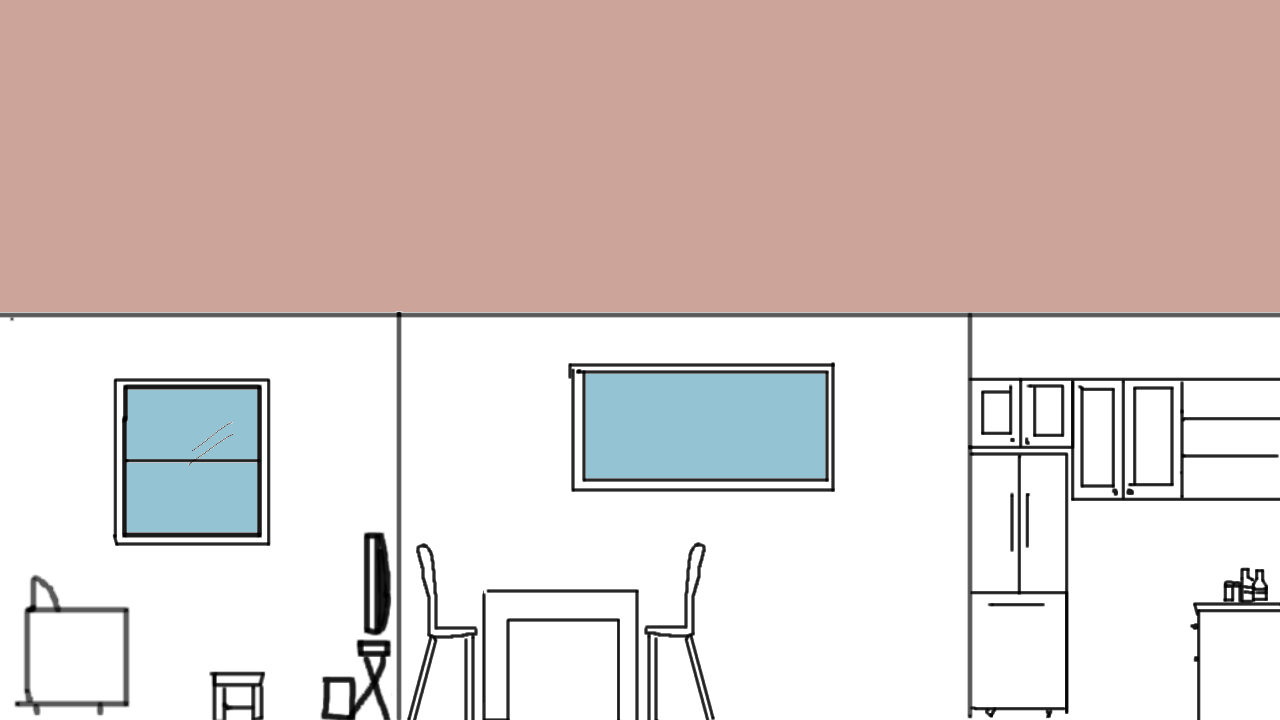
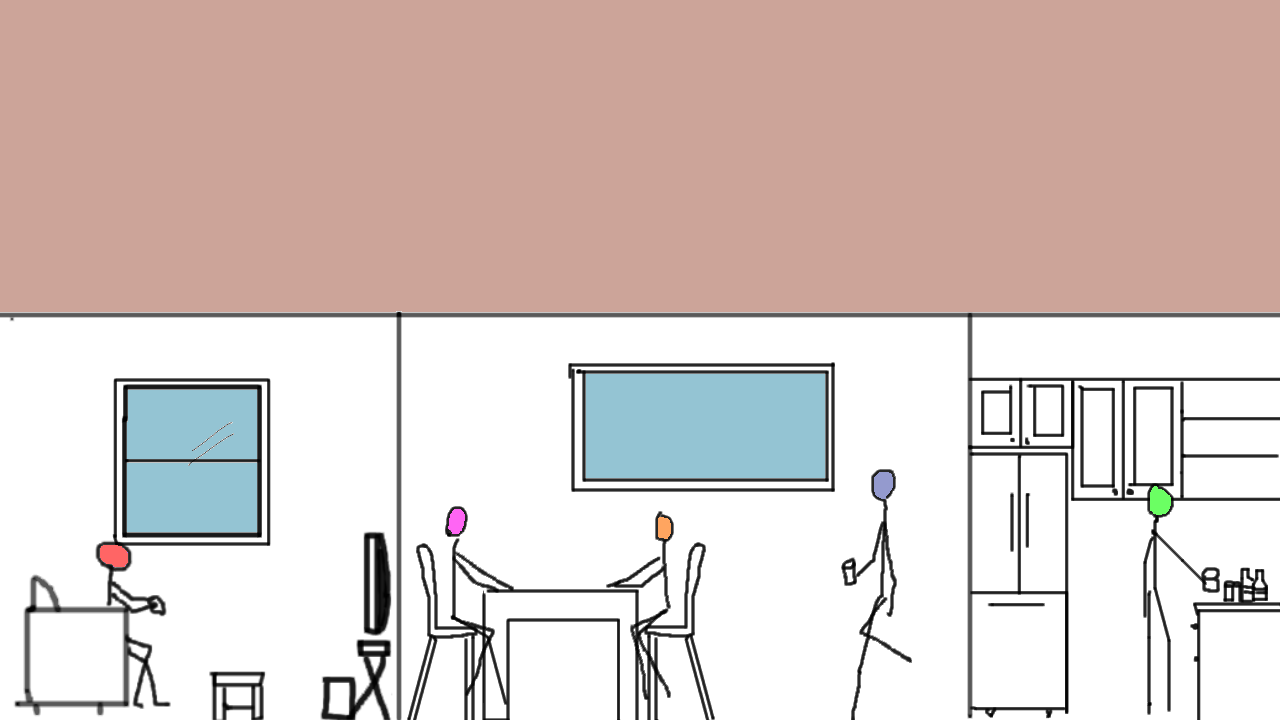
Revision of a layered 1280 x 720 image; what changed, layer by layer:
showed "Boy A" over [1143, 483, 1220, 715]
showed "BocyC" over [841, 469, 912, 720]
showed "GirlBBoyB" over [445, 506, 674, 705]
showed "girlA" over [95, 540, 171, 709]
